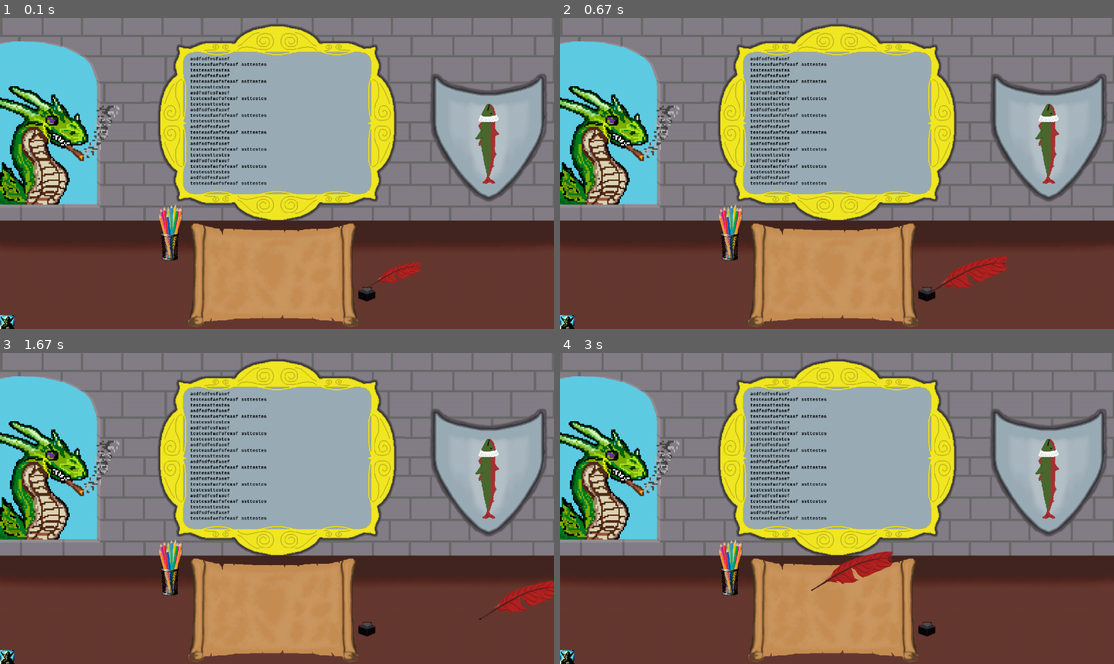
Above: before the commit, frames 1-4 (two rows, left to right).
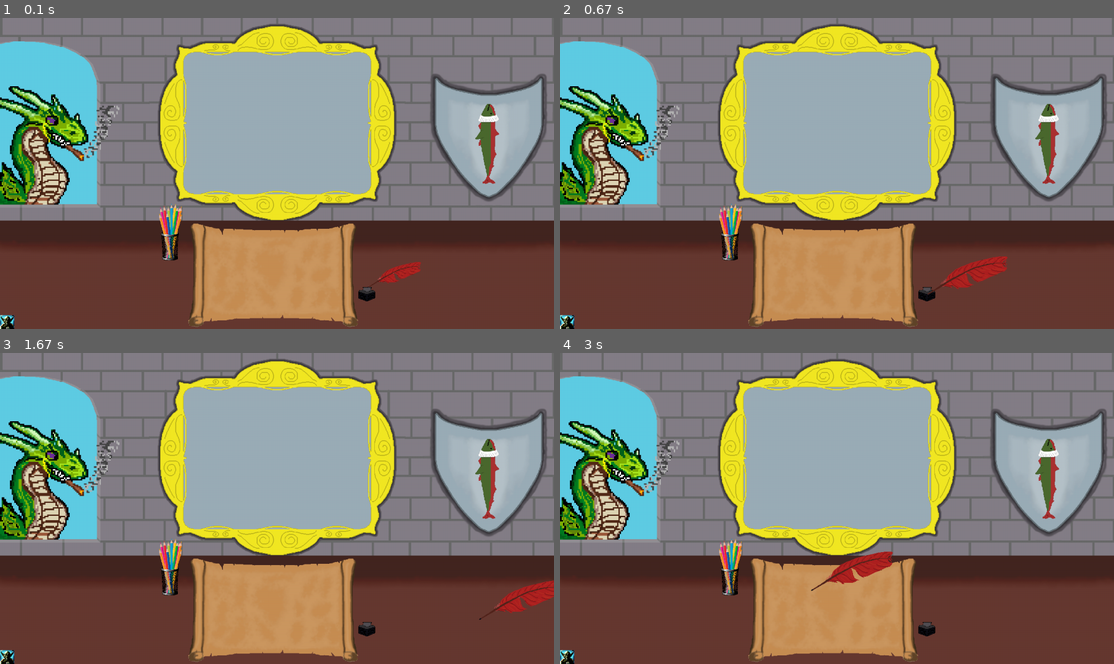
Above: after the commit, the same moments.

Repository: AndrewGillisSoftware/multiplayer-text-game
Game: pygame game, started from evilComputer.py
The game is run twice, just before and just after one commit, with the same random seed, the same clock (stepped at 60 frames per second) and the same inputs.
Inputs (mouse positions are in pixels of both pictures, inside the frame that each line leads up to):
- Up to frame 1 (0.1 s): no input
- Up to frame 2 (0.67 s): click (925, 294) at 0.38 s
- Up to frame 3 (1.67 s): tap Enter at 0.67 s; click (105, 461) at 1.05 s; click (481, 617) at 1.38 s
- Up to frame 4 (3 s): click (848, 402) at 1.72 s; click (809, 589) at 2.05 s; tap Enter at 2.33, 2.67 s

The runs differ from the first frame. In frame 1, 1.5% of the frame differs, in the area x 34-49%, y 12-54%; in frame 2, 1.5%; in frame 3, 1.5%; in frame 4, 1.5%.

Commit message:
screen betta!

Diff:
--- a/evilComputer.py
+++ b/evilComputer.py
@@ -3,7 +3,9 @@
 import pygame
 import random
 
-aspectRatio = (16, 9)
+# Global interfaces
+linesToPrint = []
+commandQueue = []
 
 class ImageData:
     def __init__(self, surface, position, scaleFactor):
@@ -105,34 +107,12 @@
 
     # Console Setup
     consoleLineCount = 23
+    consoleLineLength = 50
+    scrollEditString = ""
+    scrollEditSurface = None
     consolePrintedLines = []
-    consoleActiveLine = None
     for i in range(consoleLineCount):
         consolePrintedLines.append(None)
-    addConsolePrintedLine(consolePrintedLines, font, "testessttestes")
-    addConsolePrintedLine(consolePrintedLines, font, "asdfsdfesfasef")
-    addConsolePrintedLine(consolePrintedLines, font, "testeasfaefsfeasf ssttestes")
-    addConsolePrintedLine(consolePrintedLines, font, "testessttestes")
-    addConsolePrintedLine(consolePrintedLines, font, "asdfsdfesfasef")
-    addConsolePrintedLine(consolePrintedLines, font, "testeasfaefsfeasf ssttestes")
-    addConsolePrintedLine(consolePrintedLines, font, "testessttestes")
-    addConsolePrintedLine(consolePrintedLines, font, "asdfsdfesfasef")
-    addConsolePrintedLine(consolePrintedLines, font, "testeasfaefsfeasf ssttestes")
-    addConsolePrintedLine(consolePrintedLines, font, "testessttestes")
-    addConsolePrintedLine(consolePrintedLines, font, "asdfsdfesfasef")
-    addConsolePrintedLine(consolePrintedLines, font, "testeasfaefsfeasf ssttestes")
-    addConsolePrintedLine(consolePrintedLines, font, "testessttestes")
-    addConsolePrintedLine(consolePrintedLines, font, "asdfsdfesfasef")
-    addConsolePrintedLine(consolePrintedLines, font, "testeasfaefsfeasf ssttestes")
-    addConsolePrintedLine(consolePrintedLines, font, "testessttestes")
-    addConsolePrintedLine(consolePrintedLines, font, "asdfsdfesfasef")
-    addConsolePrintedLine(consolePrintedLines, font, "testeasfaefsfeasf ssttestes")
-    addConsolePrintedLine(consolePrintedLines, font, "testessttestes")
-    addConsolePrintedLine(consolePrintedLines, font, "asdfsdfesfasef")
-    addConsolePrintedLine(consolePrintedLines, font, "testeasfaefsfeasf ssttestes")
-    addConsolePrintedLine(consolePrintedLines, font, "testessttestes")
-    addConsolePrintedLine(consolePrintedLines, font, "asdfsdfesfasef")
-    addConsolePrintedLine(consolePrintedLines, font, "testeasfaefsfeasf ssttestes")
 
     # Game State
     quillHeld = False
@@ -156,9 +136,23 @@
                         images["quill"].setCursorAttachment(True, (-25, -145))
                 elif zone == "fishHead" and quillHeld:
                     sounds[random.randrange(0, len(sounds) - 1)].play()
+            elif event.type == pygame.KEYDOWN and quillHeld:
+                if event.key == pygame.K_BACKSPACE:
+                    scrollEditString = scrollEditString[:-1]  # Remove last character on backspace
+                elif event.key == pygame.K_RETURN:
+                    appendScrollCommand(scrollEditString)
+                    # printToConsole(scrollEditString)
+                    scrollEditString = ""
+                elif len(scrollEditString) <= consoleLineLength:
+                    scrollEditString += event.unicode  # Add the pressed key to the string
+                scrollEditSurface = font.render(scrollEditString, True, "black")
+
+        # Look for new console outputs
+        while len(linesToPrint) != 0:
+            addConsolePrintedLine(consolePrintedLines, font, linesToPrint.pop(0))
 
         # Display update
-        frame = createFrame(images, consolePrintedLines, screenWidth, screenHeight)
+        frame = createFrame(images, consolePrintedLines, scrollEditSurface, screenWidth, screenHeight)
         drawSelectionZones(False, frame, selectionZones)  # Needs to happen after scaling!
         window.blit(frame, frame.get_rect())  # apply frame to window
         pygame.display.flip()  # flip() the display to put your work on screen
@@ -185,7 +179,7 @@
     return scaleFactor, images
 
 
-def createFrame(images, consolePrintedLines, screenWidth, screenHeight):
+def createFrame(images, consolePrintedLines, scrollTextSurface, screenWidth, screenHeight):
     # Evil computer image dictates frame size
     frame = pygame.Surface((images["evilComputer"].surface.get_width(), images["evilComputer"].surface.get_height()))
     frame.fill("black")
@@ -193,10 +187,13 @@
     for img in images:
         if not images[img].isAttachedToCursor() and images[img].position is not None:
             frame.blit(images[img].surface, images[img].position)
-    # Blit text surface
+    # Blit console printed lines surface
     for i in range(len(consolePrintedLines)):
         if consolePrintedLines[i] is not None:
             frame.blit(consolePrintedLines[i], (670, 135 + i * 20))
+    # Blit editable scroll string
+    if scrollTextSurface is not None:
+        frame.blit(scrollTextSurface, (750, 900))
     # Scale frame
     scaledFrame = pygame.transform.scale(frame, (screenWidth, screenHeight))
     # Blit image(s) attached to cursor (need to be post scaling)
@@ -252,5 +249,15 @@
     consolePrintedLines.append(line)
 
 
+# From gregtech backend
+def printToConsole(text):
+    linesToPrint.append(text)
+
+
+# To gregtech backend
+def appendScrollCommand(text):
+    commandQueue.append(text)
+
+
 # Call to main
 main()
